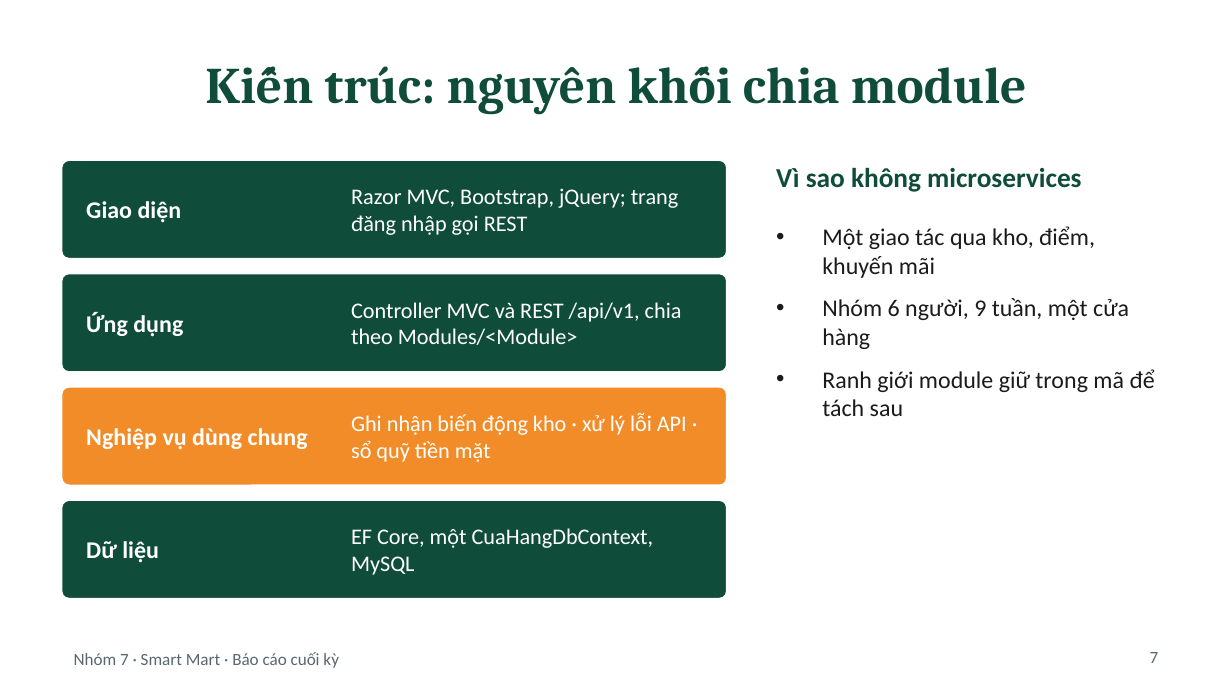
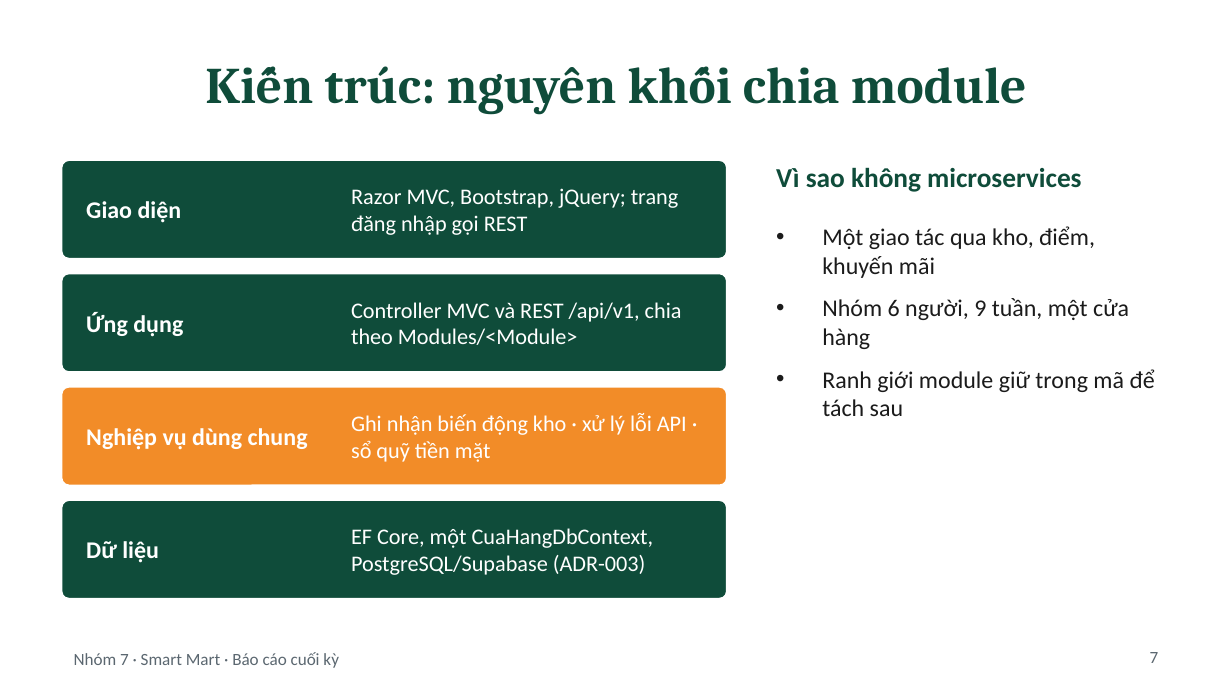
Before and after one commit to mongtrucbay02-sys/Convenience-Store-Management-System, a slide deck: slide 7 of docs/10-final-report/slides/slide_tong-quan-phan-tich_v1_23-11-2026.pptx. Drawn at 1232x693 pixels with LibreOffice and Linux fonts; fonts in the diff are those of the drawing. Boxes give left, top, right and bottom in pixels: in the first picture for what was removed or moved away, otherwise in the second. Text is boxed around its words. In the diff, an @@ line names an element or a change of style, - is before the commit and + after.

```diff
--- a/docs/10-final-report/slides/slide_tong-quan-phan-tich_v1_23-11-2026.pptx
+++ b/docs/10-final-report/slides/slide_tong-quan-phan-tich_v1_23-11-2026.pptx
@@ text at [351, 528, 654, 575]: text changed @@
-EF Core, một CuaHangDbContext, MySQL
+EF Core, một CuaHangDbContext, PostgreSQL/Supabase (ADR-003)
```
Also in this commit, not shown: 8 other files.
